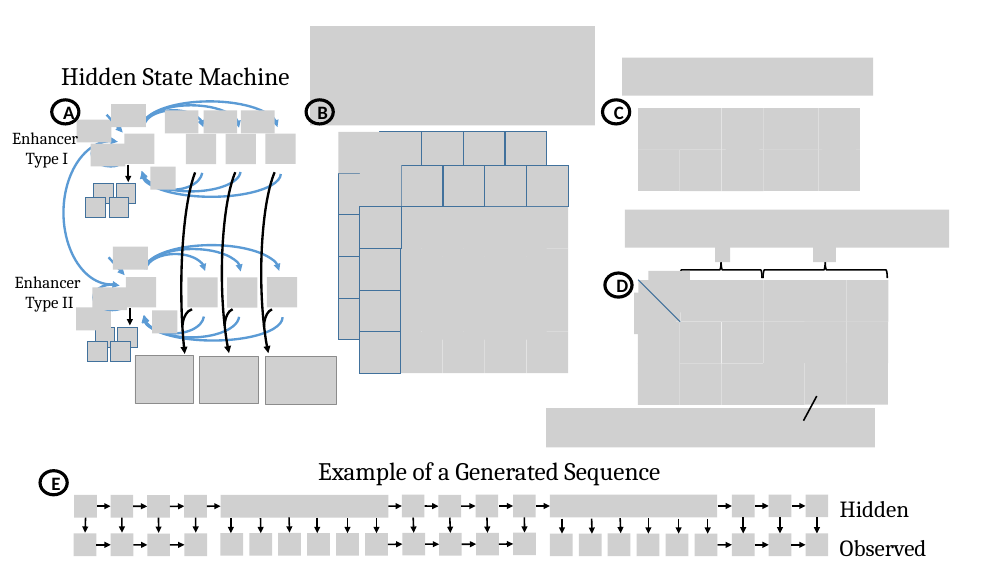
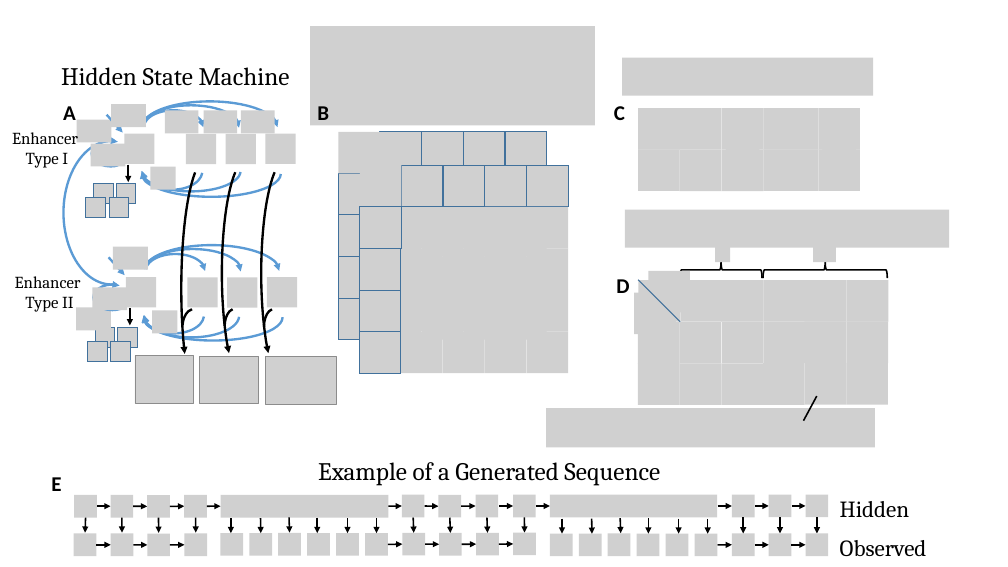
Before and after one commit to David-Taub/HOP-HMM, a slide deck: slide 8 of Help/Figures1.pptx (slide 7 before the commit). Drawn at 1008x567 pixels with LibreOffice and Linux fonts; fonts in the diff are those of the drawing; grey boxes stand for pictures. Boxes give left, top, right and bottom in pixels: in the first picture for what was removed or moved away, otherwise in the second. Text is boxed around its words. In the diff, an @@ line names an element or a change of style, - is before the commit and + after.

```diff
--- a/Help/Figures1.pptx
+++ b/Help/Figures1.pptx
@@ size 18 to 20 pt; outline #000000 3 pt to none in 5 elements at <box>603,100,630,124</box>, <box>40,471,67,495</box>, <box>51,100,79,124</box>, <box>306,100,333,124</box>, <box>605,273,632,297</box> @@
```
Also in this commit, not shown: 5 other slides changed, 1 slide added, 23 other files.
